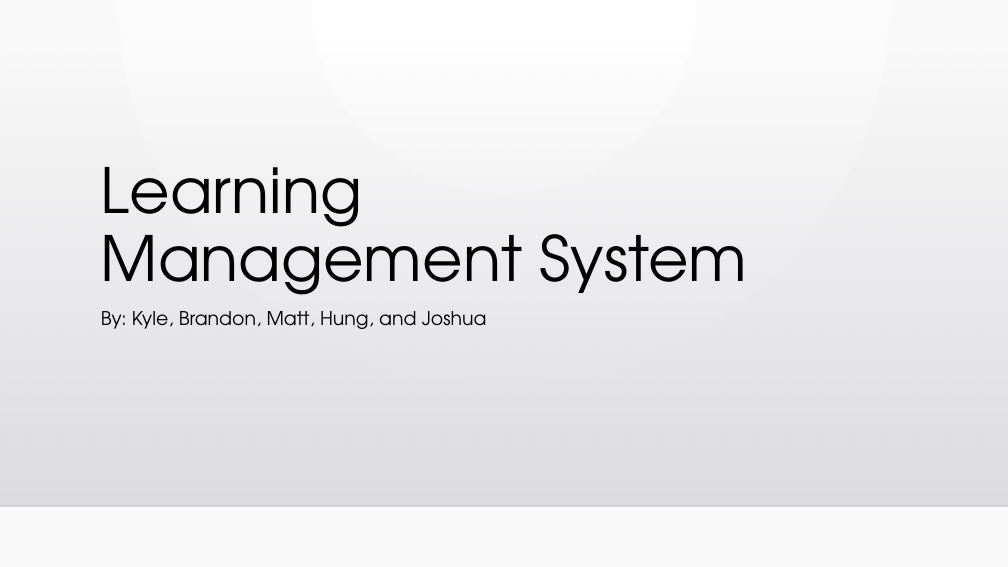
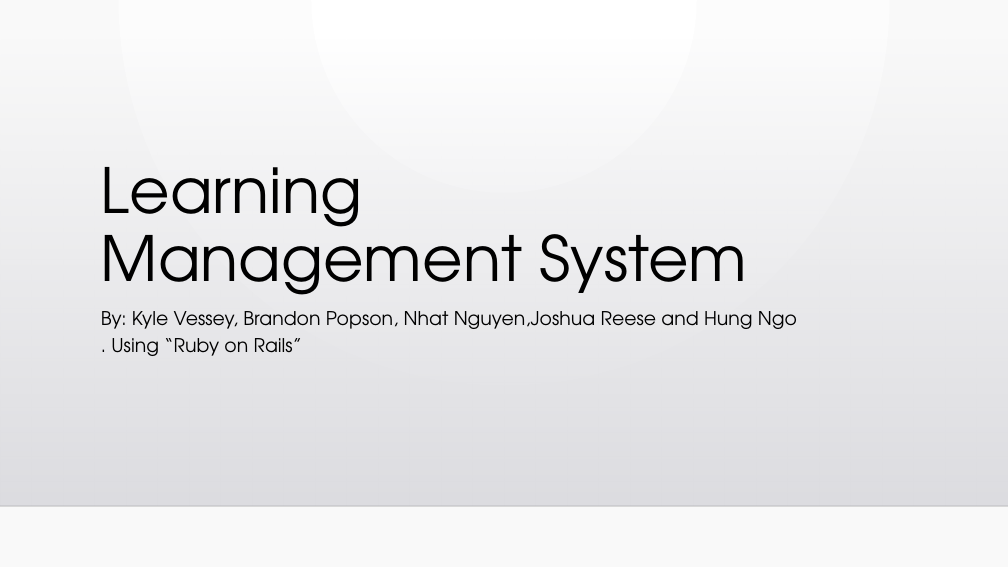
Before and after one commit to KVessey/SoftwareEngineeringLMS, a slide deck: slide 1 of Learning Management System project.pptx. Drawn at 1008x567 pixels with LibreOffice and Linux fonts; fonts in the diff are those of the drawing; background and template pictures are left out. Boxes give left, top, right and bottom in pixels: in the first picture for what was removed or moved away, otherwise in the second. Text is boxed around its words. In the diff, an @@ line names an element or a change of style, - is before the commit and + after.

```diff
--- a/Learning Management System project.pptx
+++ b/Learning Management System project.pptx
@@ subtitle at [101, 311, 797, 356]: text changed @@
-By: Kyle, Brandon, Matt, Hung, and Joshua
+By: Kyle Vessey, Brandon Popson, Nhat Nguyen,Joshua Reese and Hung Ngo . Using “Ruby on Rails”
```
Also in this commit, not shown: 2 other slides changed.
